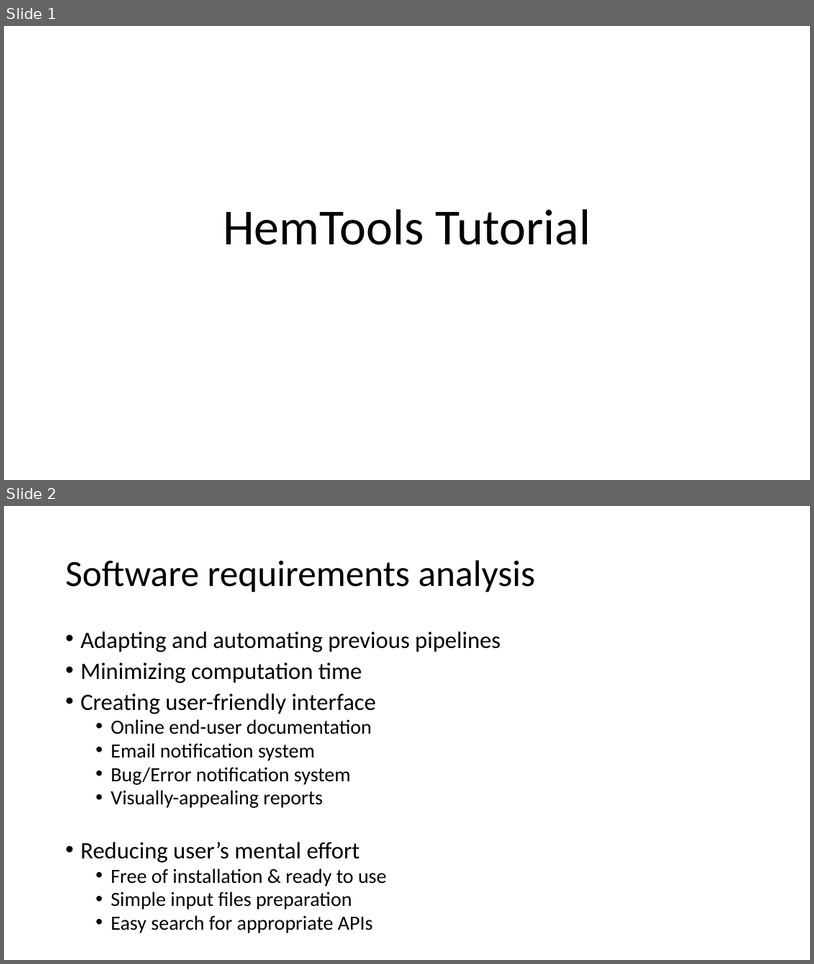
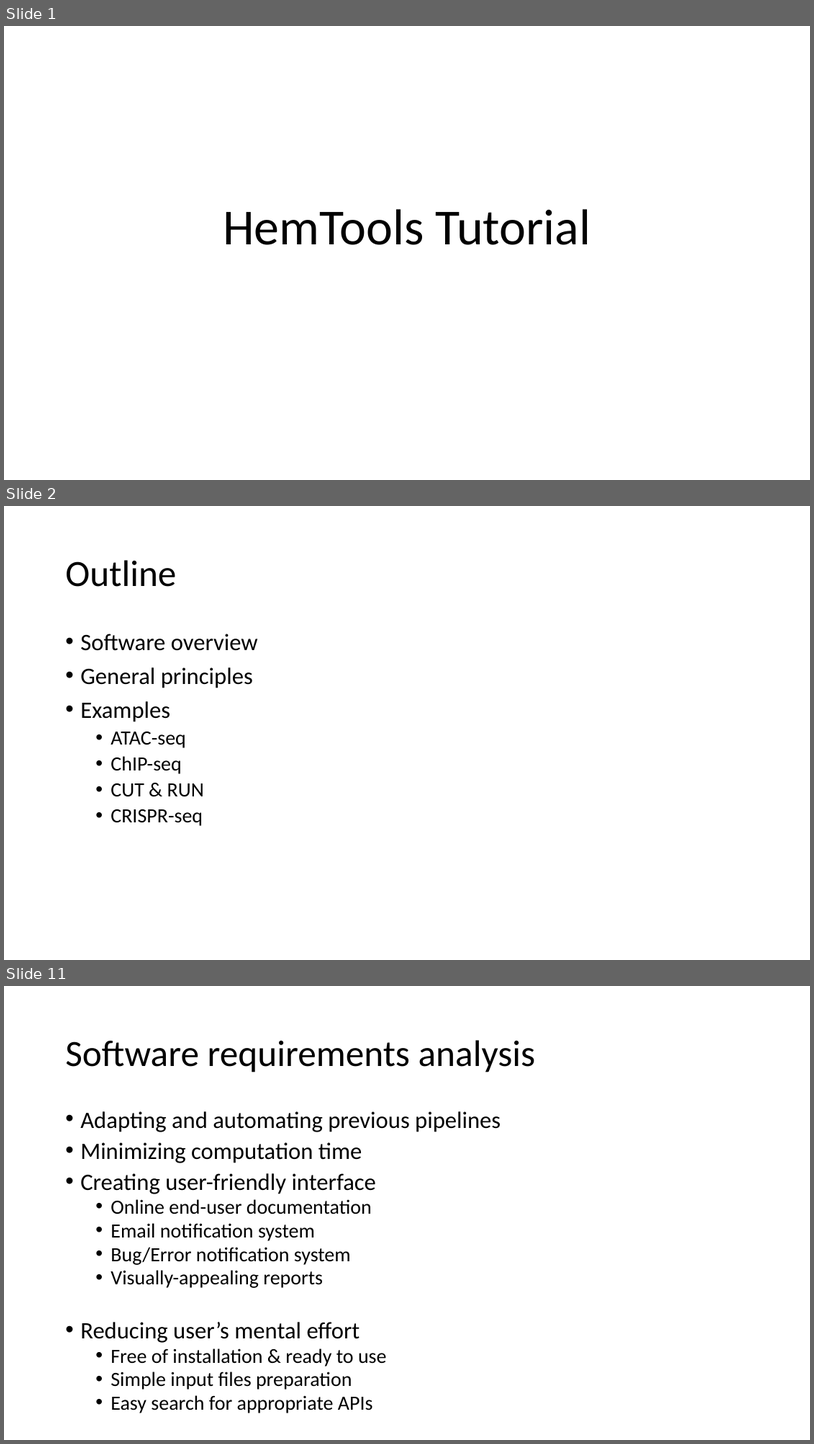
Before and after one commit to YichaoOU/HemTools, a slide deck: HemTools Tutorial.pptx. Shown one above the other, each under a label of ours: slides 1 and 2 before the commit, slides 1, 2 and 11 after it; the slides between them are not shown. The pictures are 814x964 and 814x1444 pixels, drawn with LibreOffice and Linux fonts; fonts in the diff are those of the drawing. Boxes give left, top, right and bottom in pixels: in the first picture for what was removed or moved away, otherwise in the second. Text is boxed around its words. In the diff, an @@ line names an element or a change of style, - is before the commit and + after.

```diff
--- a/HemTools Tutorial.pptx
+++ b/HemTools Tutorial.pptx
@@ slide 2 added at [4, 506, 810, 960], background #FFFFFF @@
@@ title added at [65, 560, 176, 587], 44 pt, text #000000 @@
+Outline
@@ text added at [80, 633, 258, 826], 28 pt, text #000000 @@
+• Software overview
+• General principles
+• Examples
+  • ATAC-seq
+  • ChIP-seq
+  • CUT & RUN
+  • CRISPR-seq
@@ what was slide 2 is now slide 11 @@
```
Also in this commit, not shown: 8 other slides added, 1 slide removed, 12 other files.
